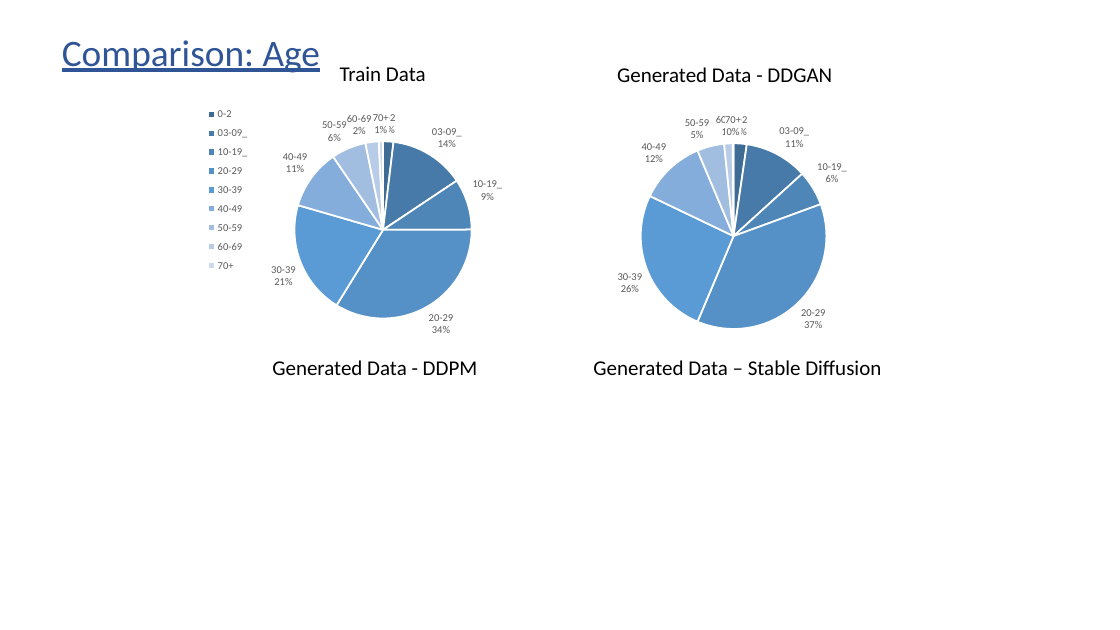
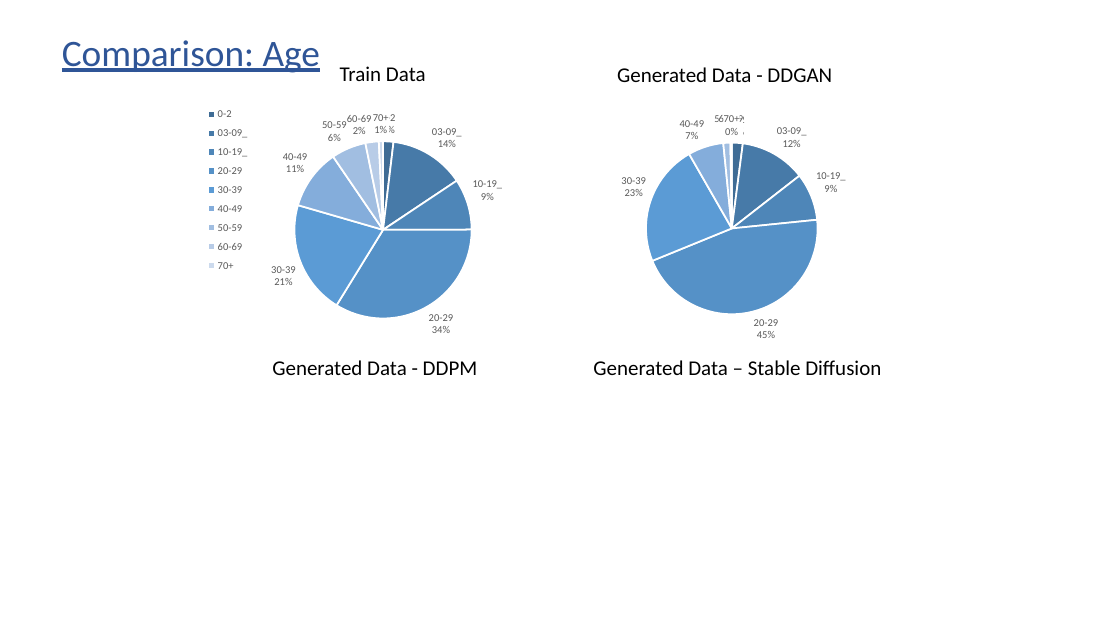
Before and after one commit to subirkumarparida/DDPM, a slide deck: slide 51 of Bias_Diffusion_v4.pptx. Drawn at 1120x630 pixels with LibreOffice and Linux fonts; fonts in the diff are those of the drawing. Boxes give left, top, right and bottom in pixels: in the first picture for what was removed or moved away, otherwise in the second. Text is boxed around its words. In the diff, an @@ line names an element or a change of style, - is before the commit and + after.

```diff
--- a/Bias_Diffusion_v4.pptx
+++ b/Bias_Diffusion_v4.pptx
@@ pie chart at [524,102,944,354] @@
-Series 1: 2, 11, 6, 37, 26, 12, 5, 1, 0
+Series 1: 2, 12, 9, 45, 23, 7, 1, 0, 0
```
Also in this commit, not shown: 4 other slides changed.
